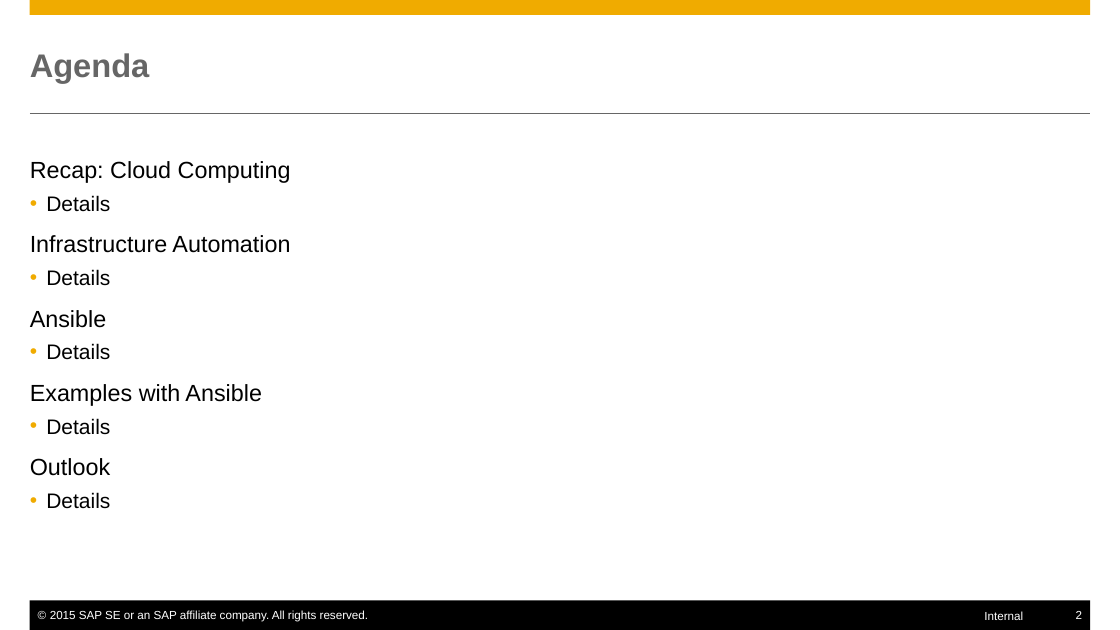
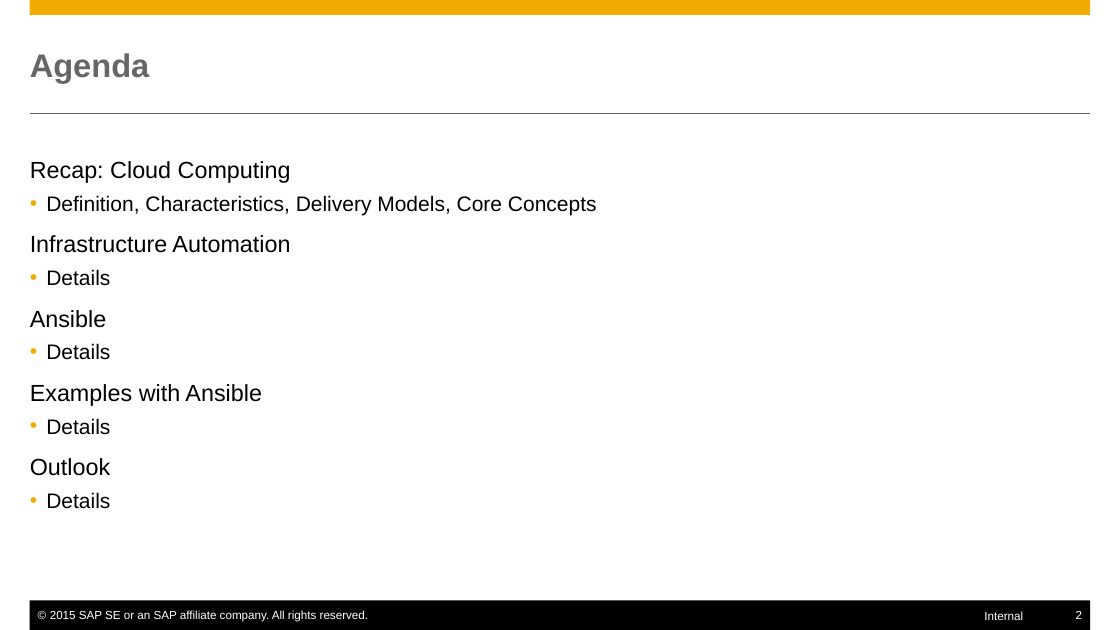
Before and after one commit to Hingo/ansible_meteor, a slide deck: slide 2 of presentation/Ansible.potx. Drawn at 1120x630 pixels with LibreOffice and Linux fonts; fonts in the diff are those of the drawing. Boxes give left, top, right and bottom in pixels: in the first picture for what was removed or moved away, otherwise in the second. Text is boxed around its words. In the diff, an @@ line names an element or a change of style, - is before the commit and + after.

```diff
--- a/presentation/Ansible.potx
+++ b/presentation/Ansible.potx
@@ text at bbox=[46, 195, 597, 215]: text changed @@
-  • Details
+  • Definition, Characteristics, Delivery Models, Core Concepts
```
Also in this commit, not shown: 4 slides added.
